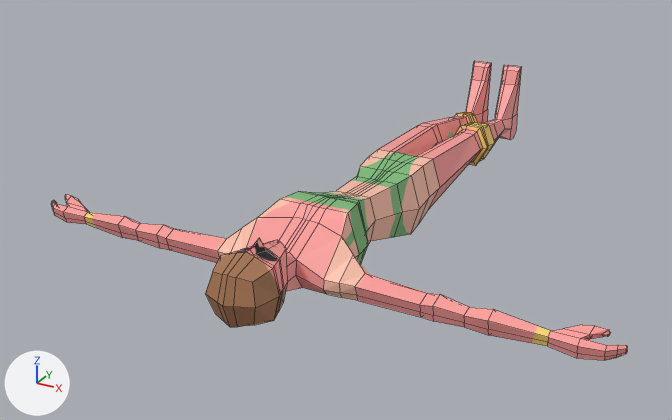
Two versions of the Blender file 3dmodeller/baseguy2.blend, one commit apart.
Both versions are drawn from a camera (50 mm lens) standing at (2.15, -4.59, 2.31) and looking at (-0.28, -0.18, 0.1). The lights are fixed; the arrows at lower left show +X, +Y and +Z. Mesh edges are drawn as thin lines.
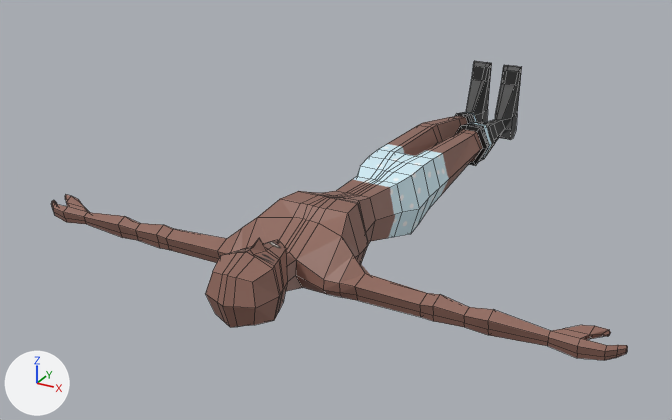
The change in detail:
Picture 'baseguyunwrap.png' (img_baseguyunwrap_png) is new.
Material 'Material' (mat_material) changes its picture from img_baseguyunwrap_2_png to img_baseguyunwrap_png.

Location of each change, (x1, y1, x2, y2) in pixels of the pictures (672 x 420 px):
'Cube.010', surface changed (pink to brown): (51, 61, 628, 360) in both
